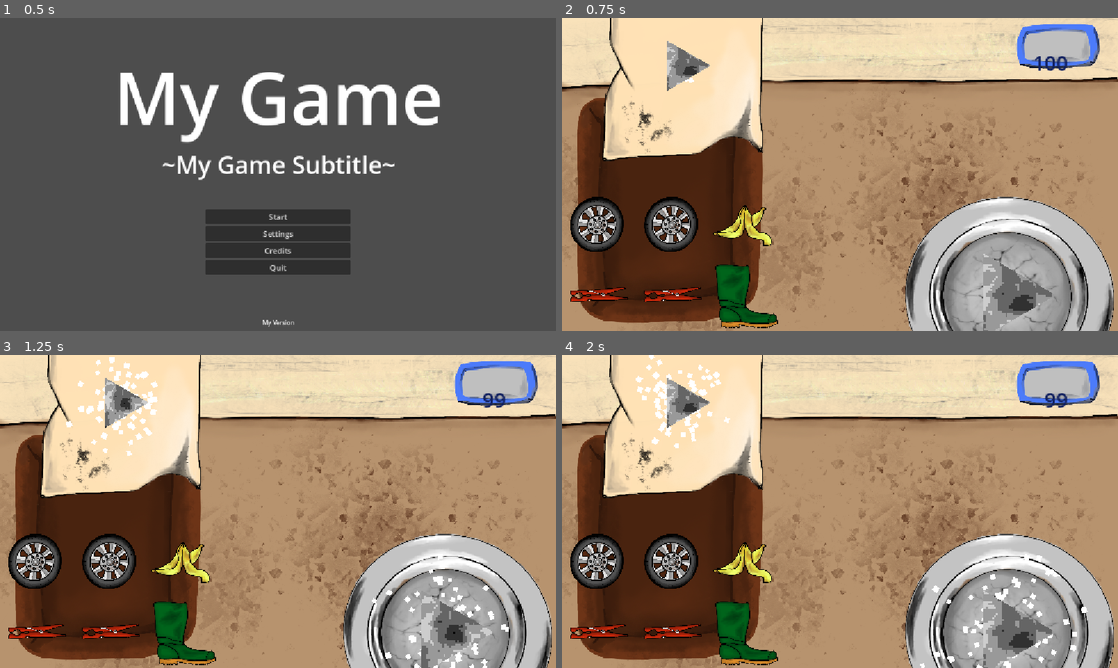
Above: before the commit, frames 1-4 (two rows, left to right).
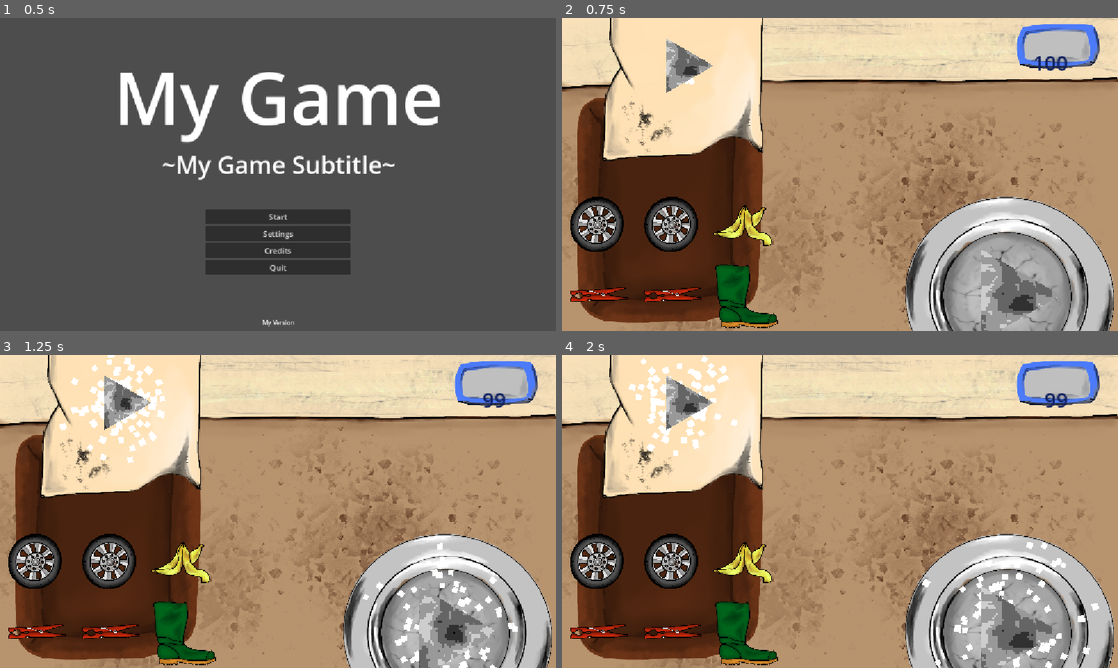
Above: after the commit, the same moments.

Repository: KIT-GameJam/Firework-Craft
Game: Godot game, scene res://gamemanager/gamemanager.tscn
Same seed, same stepped clock (60 frames per second), same inputs: the game is played once before the commit and once after it.
Inputs (mouse positions are in pixels of both pictures, inside the frame that each line leads up to):
- Up to frame 1 (0.5 s): no input
- Up to frame 2 (0.75 s): click "Start" at 0.5 s
- Up to frame 3 (1.25 s): no input
- Up to frame 4 (2 s): tap Enter at 1.25 s; move the mouse to (684, 398) at 1.27 s; hold D (move_right) from 1.28 s (still down); click (684, 398) at 1.42 s

Frame 1 is identical in both runs. In frame 2, 0.3% of the frame differs, in the area x 18-89%, y 6-100%; in frame 3, 2.6%; in frame 4, 2.8%, in the area x 12-97%, y 0-100%.

Commit message:
set flask size and corner minimum to 1

Diff:
--- a/entities/flask/flask.gd
+++ b/entities/flask/flask.gd
@@ -7,8 +7,8 @@
 var current_value := 0
 var product_costs := 0
 var flask_color := 1 # default: white
-var flask_size := 0 # default: small
-var flask_corners := 0 # default: circle
+var flask_size := 1 # default: small
+var flask_corners := 1 # default: circle
 var ingredients_in_me := false
 var requestHover: bool = false
 
@@ -54,8 +54,14 @@
 func mix_res(res_abstr: AbstractIngredient) -> void:
 	var res = res_abstr.resourceData
 	flask_color = clampi(flask_color + res.color_modifier , 1, Global.MAX_COLOR)
-	flask_size = clampi(flask_size + res.size_modifier, 0, Global.MAX_SIZE)
-	flask_corners = clampi(flask_corners + res.corner_modifier, 0, Global.MAX_CORNERS)
+	flask_size = clampi(flask_size + res.size_modifier, 1, Global.MAX_SIZE)
+	flask_corners = clampi(flask_corners + res.corner_modifier, 1, Global.MAX_CORNERS)
+	_update_particle_effect()
+
+func reset():
+	flask_color = 1
+	flask_size = 1
+	flask_corners = 1
 	_update_particle_effect()
 
 func _update_particle_effect():
--- a/entities/flask/particles.tscn
+++ b/entities/flask/particles.tscn
@@ -37,6 +37,8 @@
 layout_mode = 3
 anchors_preset = 0
 script = ExtResource("1_85akk")
+flask_size = 1
+flask_corners = 1
 
 [node name="CPUParticles2D" type="CPUParticles2D" parent="."]
 amount = 100
--- a/entities/flask/particles_form.gd
+++ b/entities/flask/particles_form.gd
@@ -9,7 +9,7 @@
 	_redraw()
 
 func set_corners(corners: int):
-	segments = 3 + corners
+	segments = 2 + corners
 	_redraw()
 
 func set_shader_color(new_color: Color):
